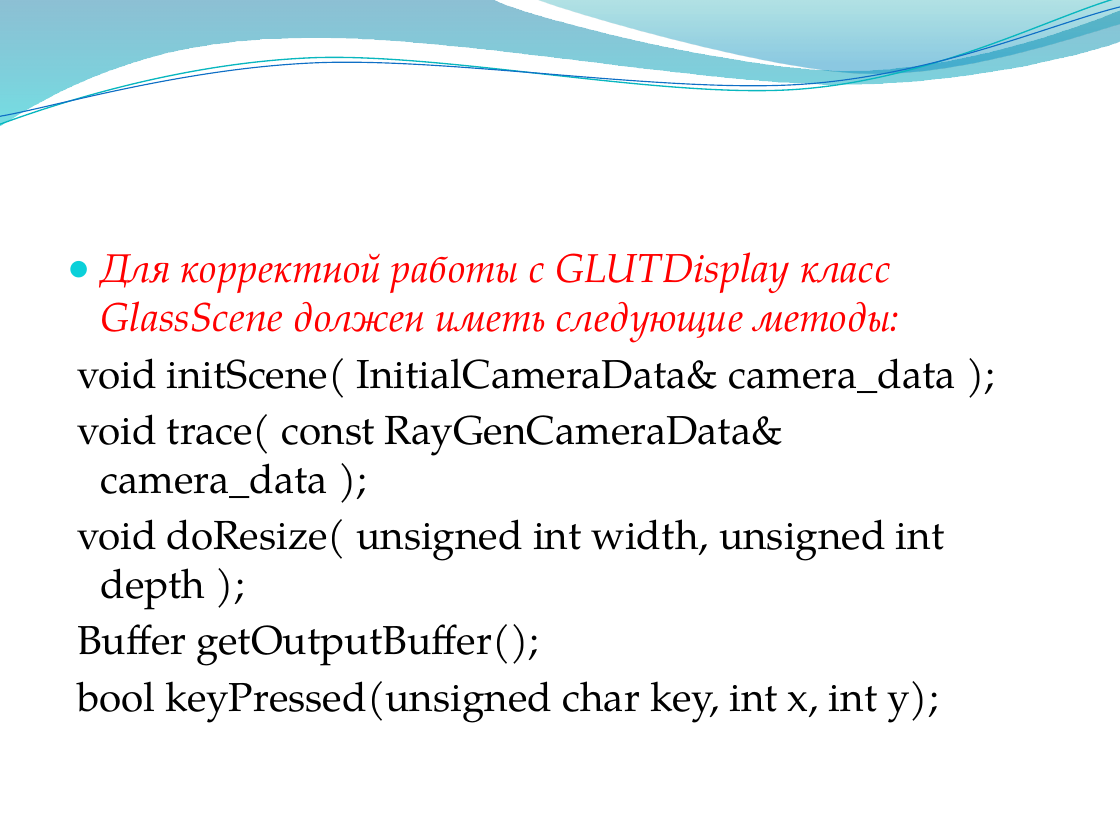
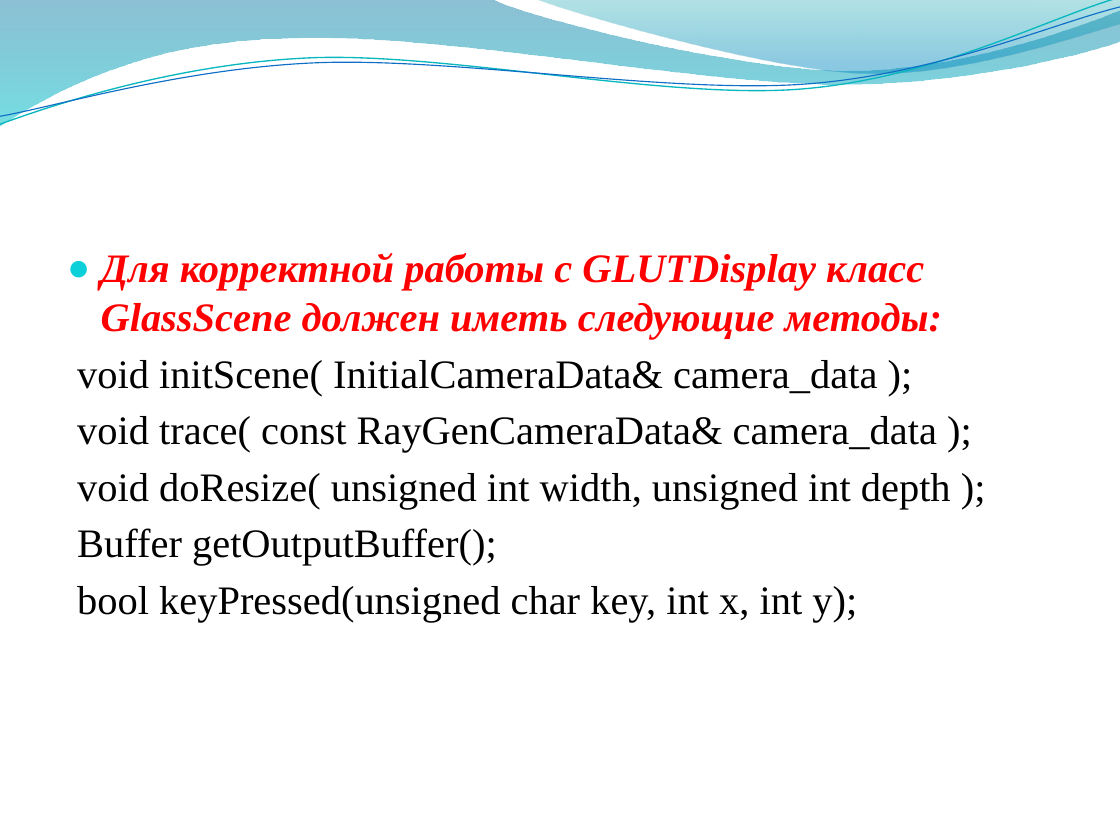
Before and after one commit to djbelyak/Optix-Research, a slide deck: slide 9 of Report/presentation.pptx (slide 10 before the commit). Drawn at 1120x840 pixels with LibreOffice and Linux fonts; fonts in the diff are those of the drawing; background and template pictures are left out. Boxes give left, top, right and bottom in pixels: in the first picture for what was removed or moved away, otherwise in the second. Text is boxed around its words. In the diff, an @@ line names an element or a change of style, - is before the commit and + after.

```diff
--- a/Report/presentation.pptx
+++ b/Report/presentation.pptx
@@ text "Для корректной работы с GLUTDisplay ..." at [77, 253, 951, 622]: font TeX Gyre Pagella to Times New Roman; bold on in "Для корректной работы с GLUTDisplay класс GlassScene ..." @@
```
Also in this commit, not shown: 8 other slides changed, 2 slides added, 2 slides removed, 1 other file.
